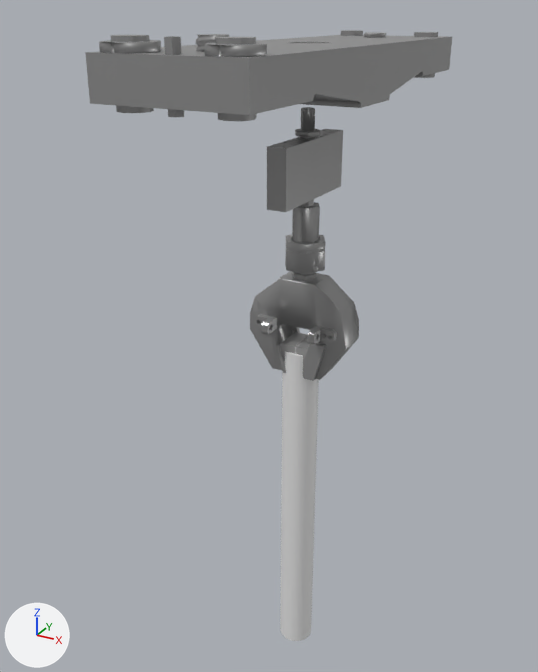
An edit to the glTF model Garra.gltf, drawn before and after from the same camera.
Before and after are seen from a camera (50 mm lens) standing at (0.648, -0.368, 3.305) and looking at (-0.077, 0.951, 2.645). Lighting does not change. The marker at lower left points along +X, +Y and +Z. Where no turn or scale is listed for an object, it has been applied to the vertices. Vertices at the same position are counted once.

Objects in the first picture: '10961914', 'Cilindro'.
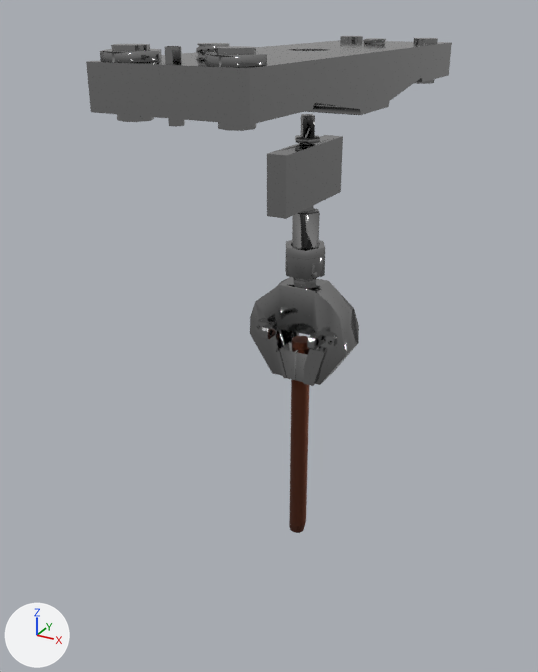
The change, as JSON lines over the scene's bpy script:
```json
{"op": "set", "path": "mat_material_2.metallic", "old": "0.5", "new": "1.0"}
{"op": "set", "path": "mat_material_2.roughness", "old": "0.36", "new": "0.1"}
{"op": "add", "block": "mat_material", "code": ["mat_material = principled_material('Material')", "mat_material.base_color = (0.153, 0.0388, 0.0142)  # brown #6d3720", "mat_material.metallic = 1.0", "mat_material.coat_weight = 0.5", "mat_material.coat_roughness = 0.9"]}
{"block": "me_cilindro", "where": "# used by ob_cilindro; location = (0.003, 0.949, 2.235); scale = (0.04, 0.04, 0.4)"}
{"op": "remove", "block": "me_cilindro", "code": "me_cilindro.from_pydata(...)  # 64 vertices, 124 faces; spans x -1.0..1.0, y -1.0..1.0, z -1.0..1.0"}
{"op": "add", "block": "me_cilindro", "code": "me_cilindro.from_pydata(...)  # 138 vertices, 272 faces; spans x -1.0..1.0, y -1.0..1.0, z -1.0..1.0"}
{"block": "me_cilindro", "change": "me_cilindro part 1"}
{"block": "me_cilindro", "change": "26 vertices are removed from x -1.0..1.0, y -1.0..1.0, z -1.0"}
{"block": "me_cilindro", "change": "118 faces are deleted"}
{"block": "me_cilindro", "change": "3 vertices in x 0.56..0.98, y -0.83..0.56, z -1.0 move by (0.0, 0.0, 0.09)"}
{"block": "me_cilindro", "change": "3 vertices move from x -0.92..0.2, y -0.56..0.98, z -1.0 to x -0.98..0.38, y -0.38..0.92, z -0.98..-0.91"}
{"block": "me_cilindro", "change": "84 vertices are added at x -1.0..1.0, y -1.0..1.0, z -1.0..-0.91"}
{"block": "me_cilindro", "change": "16 new vertices lie (0.0, 0.0, -1.91) away from vertices in x -0.2..1.0, y -1.0..1.0, z 1.0"}
{"block": "me_cilindro", "change": "266 new faces join them"}
{"block": "me_cilindro", "change": "me_cilindro part 2: 6 faces spanning x -0.98..0.98, y -0.92..0.98, z -0.98..1.0 switch from no material to mat_material (brown #6d3720)"}
{"op": "set", "path": "ob_10961914.location", "old": "(0.0, 0.951, 2.048)", "new": "(0.0, 0.951, 2.036)"}
{"op": "set", "path": "ob_cilindro.location", "old": "(0.003, 0.949, 2.235)", "new": "(0.003, 0.949, 2.405)"}
{"op": "set", "path": "ob_cilindro.scale", "old": "(0.04, 0.04, 0.4)", "new": "(0.02, 0.02, 0.25)"}
```

Boxes (x1, y1, x2, y2) around the edits, measured in the pictures (538 x 672 px):
```json
{"object": "10961914", "change": "surface changed, moved", "before": [85, 30, 452, 381], "after": [86, 36, 452, 386]}
{"object": "Cilindro", "change": "reshaped, moved, rescaled", "before": [280, 352, 319, 641], "after": [289, 336, 309, 533], "on screen": "48% narrower, 32% shorter"}
{"part": 1, "of": "me_cilindro", "change": "built on", "before": [280, 352, 319, 641], "after": [289, 336, 309, 533]}
{"part": 2, "of": "me_cilindro", "change": "recoloured", "before": [298, 356, 315, 620], "after": [299, 342, 308, 519]}
```
